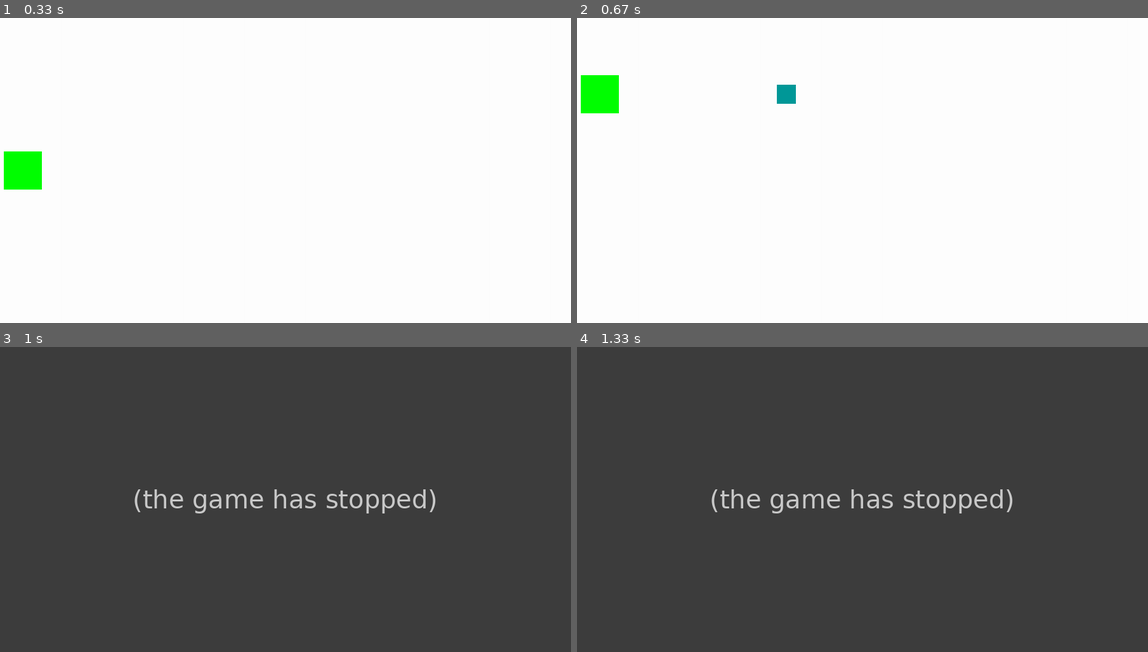
Above: before the commit, frames 1-4 (two rows, left to right).
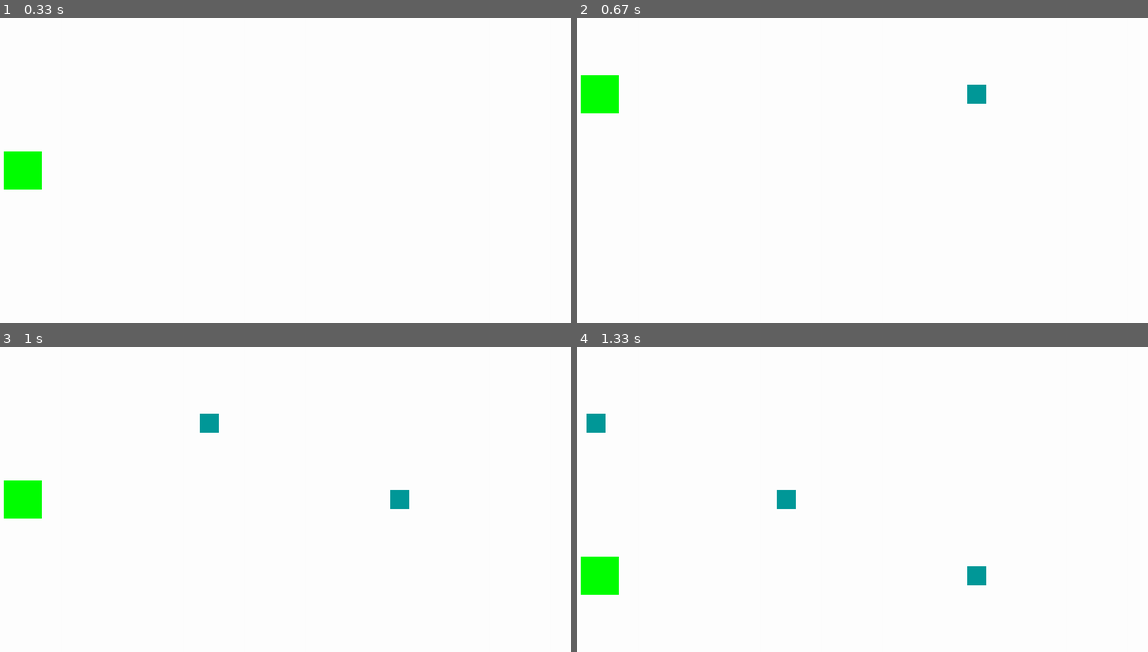
Above: after the commit, the same moments.

Repository: hsiang086/crc-static-exhibition
Game: pygame game, started from main/second_scene.py
Two runs of this game, one before a commit and one after it. Both use one fixed random seed, a clock stepped at 60 frames per second and the inputs below.
Inputs:
- Up to frame 1 (0.33 s): no input
- Up to frame 2 (0.67 s): hold Up from 0.33 s (still down)
- Up to frame 3 (1 s): release Up at 0.8 s; hold Down from 0.83 s (still down)
- Up to frame 4 (1.33 s): release Down at 1.13 s

Frame 1 is identical in both runs. In frame 2, 0.4% of the frame differs, in the area x 35-72%, y 21-29%; in frame 3, 100%, in the area x 0-100%, y 0-100%; in frame 4, 100%.
Before the commit the program exited at 0.8 s; later frames show no game.

Commit message:
Update second_scene.py

Diff:
--- a/main/second_scene.py
+++ b/main/second_scene.py
@@ -8,7 +8,7 @@
     global screen
     global POS
 
-    FPS = 120
+    FPS = 60
     RES = WIDTH, HIGHT = (1500, 800)
     POS=[(HIGHT/2)-200,(HIGHT/2),(HIGHT/2)+200]
     clock = pygame.time.Clock()
@@ -85,7 +85,7 @@
     for event in pygame.event.get():
         if event.type == pygame.QUIT:
             running = False
-    if time >= 40:
+    if time >= 20:
         Obj = Object()
         all_sprites.add(Obj)
         objects.add(Obj)
